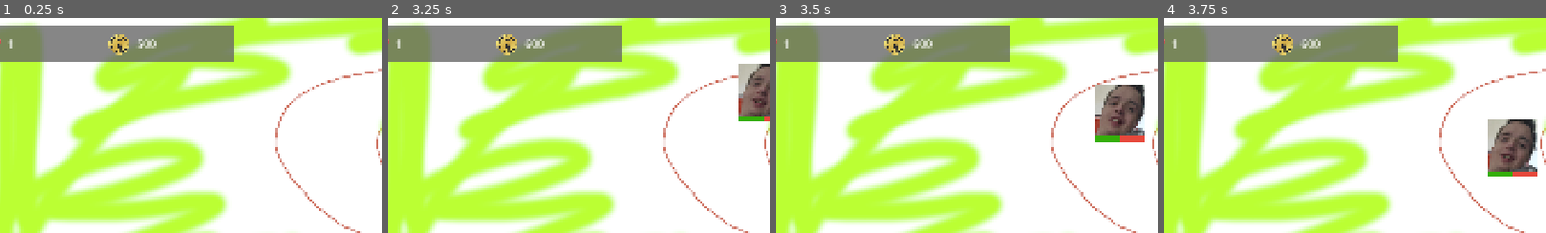
Above: before the commit, frames 1-4 (left to right).
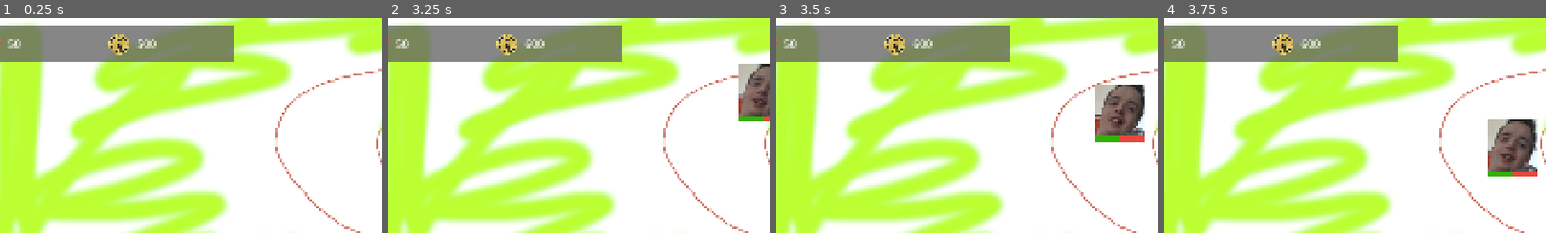
Above: after the commit, the same moments.

Repository: AstroFP/BrainRot-Tower-Defense
Game: Godot game, scene res://scenes/levels/test_level.tscn
Two runs of this game, one before a commit and one after it. Both use one fixed random seed, a clock stepped at 60 frames per second and the inputs below.
Inputs (mouse positions are % of the whole screen's width and height, from its top left):
- Up to frame 1 (0.25 s): no input
- Up to frame 2 (3.25 s): tap Enter at 0.5 s; move the mouse to (72, 45) at 0.52 s; hold Space (play) 0.53-1.25 s; tap A (add_cash) at 0.6 s; click (72, 45) at 0.67 s; click (99, 50) at 1.25 s; click (87, 17) at 2.02 s; click (87, 17) at 2.77 s
- Up to frame 3 (3.5 s): no input
- Up to frame 4 (3.75 s): click (87, 17) at 3.52 s
The pictures show only the part of the screen within x 5-55%, y 0-50%; the shares and areas given below are measured in that part.

The runs differ from the first frame. In frame 1, 0.1% of the frame differs, in the area x 2-6%, y 9-15%; in frame 2, 0.1%; in frame 3, 0.1%; in frame 4, 0.1%.

Commit message:
fix: Fix typo in Level Resources, fix lives substraction to calculate properly, remove unused signal, add debug input for adding and subtracting lives

Diff:
--- a/project.godot
+++ b/project.godot
@@ -49,6 +49,16 @@
 "events": [Object(InputEventKey,"resource_local_to_scene":false,"resource_name":"","device":-1,"window_id":0,"alt_press …(191 unchanged characters)…
 ]
 }
+add_lives={
+"deadzone": 0.2,
+"events": [Object(InputEventKey,"resource_local_to_scene":false,"resource_name":"","device":-1,"window_id":0,"alt_pressed":false,"shift_pressed":false,"ctrl_pressed":false,"meta_pressed":false,"pressed":false,"keycode":0,"physical_keycode":79,"key_label":0,"unicode":111,"location":0,"echo":false,"script":null)
+]
+}
+sub_lives={
+"deadzone": 0.2,
+"events": [Object(InputEventKey,"resource_local_to_scene":false,"resource_name":"","device":-1,"window_id":0,"alt_pressed":false,"shift_pressed":false,"ctrl_pressed":false,"meta_pressed":false,"pressed":false,"keycode":0,"physical_keycode":80,"key_label":0,"unicode":112,"location":0,"echo":false,"script":null)
+]
+}
 
 [input_devices]
 
--- a/resources/normal_difficulty.tres
+++ b/resources/normal_difficulty.tres
@@ -10,6 +10,6 @@
 script = ExtResource("2_ew7nv")
 game_rule_name = "Normal"
 starting_cash = 500
-starting_lives = 1
+starting_lives = 50
 available_towers = Array[ExtResource("1_e63qq")]([ExtResource("2_shvfw"), ExtResource("3_veqo5"), ExtResource("4_7d725")])
 metadata/_custom_type_script = "uid://ddp7g1d618mdv"
--- a/scripts/game_manager.gd
+++ b/scripts/game_manager.gd
@@ -51,7 +51,7 @@
 
 	# setup starting resources
 	level_resources.current_lives = game_rules.starting_lives
-	level_resources.currnet_cash = game_rules.starting_cash
+	level_resources.current_cash = game_rules.starting_cash
 	level_resources.connect("game_over",_on_game_over)
 
 
@@ -74,9 +74,18 @@
 	if all_paths_empty && !wave_spawning_in_progress:
 		wave_in_progress = false
 
-	if Input.is_action_just_pressed("add_cash"):
-		level_resources.currnet_cash += 100
-		ui.resources_panel.update_money_count(level_resources.currnet_cash)
+	if Input.is_action_just_pressed("add_cash"): # d
+		level_resources.update_current_cash(100)
+		ui.resources_panel.update_money_count(level_resources.current_cash)
+
+	if Input.is_action_just_pressed("add_lives"): # o
+		level_resources.update_current_lives(10)
+		ui.update_health_count(level_resources.current_lives)
+
+	if Input.is_action_just_pressed("sub_lives"): # p
+		level_resources.update_current_lives(-10)
+		ui.update_health_count(level_resources.current_lives)
+
 
 func spawn_wave(wave_num):
 	wave_in_progress = true
@@ -102,6 +111,7 @@
 
 	wave_spawning_in_progress = false
 
+
 func unpack_enemies_pattern(wave):
 	var enemies_patterns_list = wave['enemies_pattern'].split("_")
 	var patterns = [] # [((),(),...),...]
@@ -115,10 +125,12 @@
 
 	return patterns
 
+
 func setup_ui():
 	ui = ui_scene.instantiate()
 	ui.game_rules = game_rules
 	add_child(ui)
+
 
 func setup_tower_placement_manager():
 	tower_placement_manager = tower_placement_manager_component.instantiate()
@@ -126,9 +138,28 @@
 	tower_placement_manager.connect("selected_tower_placed",_on_selected_tower_placed)
 	add_child(tower_placement_manager)
 
+
 func setup_game_level():
 	setup_ui()
 	setup_tower_placement_manager()
+
+
+func pause_game():
+	# disable game loops in game manager
+	set_process(false)
+	set_physics_process(false)
+
+	# pause the game
+	get_tree().paused = true
+
+
+func unpause_game():
+	# enable game loops in game manager
+	set_process(true)
+	set_physics_process(true)
+
+	# unpause the game
+	get_tree().paused = false
 
 
 # signal handlers
@@ -136,7 +167,7 @@
 # substract money on tower placed
 func _on_selected_tower_placed(tower: TowerStats):
 	level_resources.update_current_cash(-tower.price)
-	ui.update_money_count(level_resources.currnet_cash)
+	ui.update_money_count(level_resources.current_cash)
 
 # substract health on enemy reached end of track
 func _on_enemy_end_of_track_reached(damage:int):
@@ -147,20 +178,3 @@
 func _on_game_over():
 	ui.show_game_over_panel(current_wave)
 	pause_game()
-
-
-func pause_game():
-	# disable game loops in game manager
-	set_process(false)
-	set_physics_process(false)
-
-	# pause the game
-	get_tree().paused = true
-
-func unpause_game():
-	# enable game loops in game manager
-	set_process(true)
-	set_physics_process(true)
-
-	# unpause the game
-	get_tree().paused = false
--- a/scripts/resources/level_resources.gd
+++ b/scripts/resources/level_resources.gd
@@ -11,12 +11,20 @@
 # cash
 var min_cash := -999_999_999 # if we'd like to have a functionality to get in debt else set to 0
 var max_cash := 999_999_999
-var currnet_cash: int
+var current_cash: int
 
 func update_current_lives(amount: int):
-	current_lives += clamp(amount, min_lives-1, max_lives+1)
+	current_lives += amount
+	if current_lives > max_lives:
+		current_lives = max_lives
+
 	if current_lives <= min_lives:
 		emit_signal("game_over")
 
 func update_current_cash(amount: int):
-	currnet_cash += clamp(amount, min_cash-1, max_cash+1)
+	current_cash += amount
+	if current_cash > max_cash:
+		current_cash = max_cash
+
+	if current_cash < min_cash:
+		current_cash = min_cash
--- a/scripts/tower.gd
+++ b/scripts/tower.gd
@@ -76,6 +76,7 @@
 	var texture_size = attack_range_display.get_texture().get_size()
 	var attack_range_scale_factor = (tower_stats.attack_radius * 2.0) / texture_size.x
 	attack_range_display.scale = Vector2(attack_range_scale_factor, attack_range_scale_factor)
+	attack_range_display.material.set_shader_parameter("border_thickness",8.0/tower_stats.attack_radius)
 
 
 func update_attack_range_display_color_to_valid():
--- a/scripts/ui/ui_manager.gd
+++ b/scripts/ui/ui_manager.gd
@@ -1,7 +1,7 @@
 class_name UIManager
 extends CanvasLayer
 
-signal money_count_changed(amount:int)
+#signal money_count_changed(amount:int)
 
 @onready var tower_buy_menu_wrapper = $UIContainer/UI/TowerBuyMenuWrapper
 @onready var resources_panel = $UIContainer/UI/ResourcesPanel
